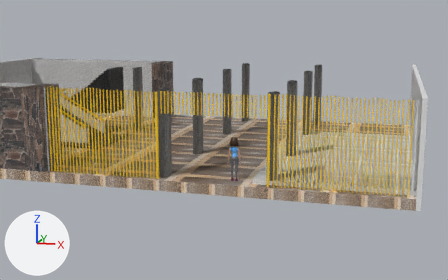
An edit to the Blender file Blender/conjunto_norte.blend, drawn before and after from the same camera.
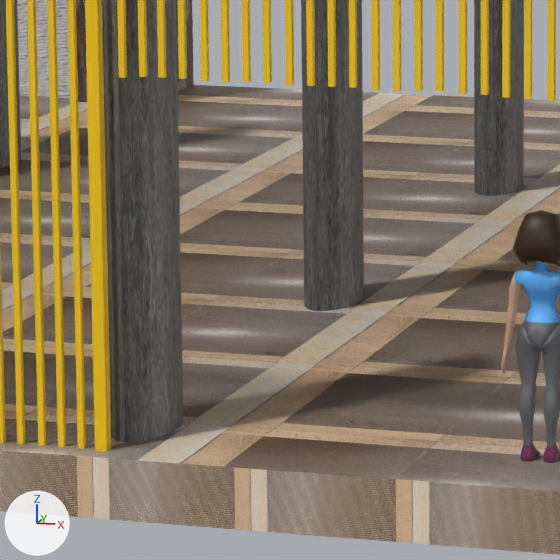
Each version appears first from a 50 mm lens placed at (9.24, -41.02, 14.98), pointed at (-5.45, 12.51, 3.94), and next in a close-up on the part from 31% to 53% of the width and 36% to 71% of the height. Arrows for +X, +Y and +Z are at lower left; the lights stay in place. The last two pictures show the newer version.
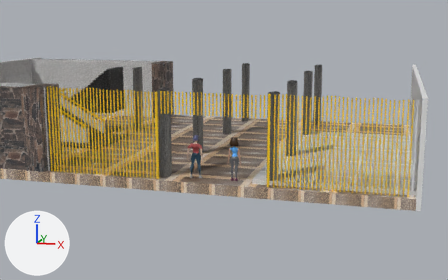
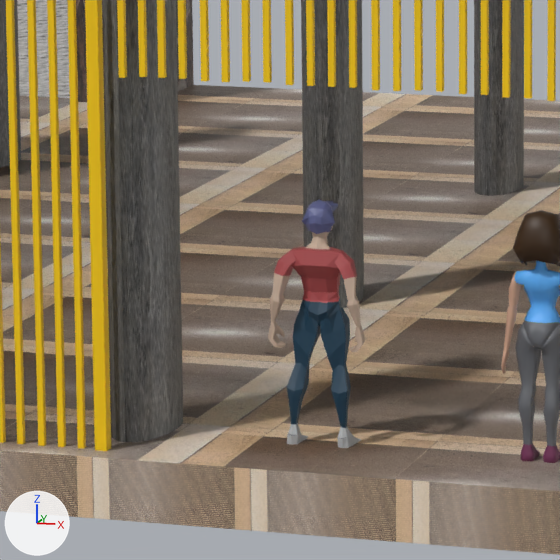
Where the change shows, as pixel boxes [x1, y1, x2, y2] in the close-ups (560 x 560 px):
'torso', added (brown): after [292, 247, 343, 326]
'piernaDer.001', added (blue): after [320, 308, 361, 448]
'piernaIzq.001', added (blue): after [287, 307, 321, 445]
'brazoIzq.001', added: after [268, 249, 296, 348]
'brazoDer.001', added: after [335, 251, 366, 352]
'cabello', added (blue): after [302, 199, 338, 234]
'cabeza.001', added: after [305, 226, 333, 249]

What changed in the scene script:
```text
Add img_bodytexture:
    img_bodytexture = load_image('bodyTexture', '../ProyectoFinal/Models/VisitanteMasculino/bodyTexture.png', 1024, 1024, 'sRGB')
Add mat_body:
    mat_body = principled_material('body')
    mat_body.texture = img_bodytexture
Add me_cube_120:
    me_cube_120.from_pydata(...)  # 122 vertices, 116 faces; spans x -13.61..-6.11, y -2.75..1.0, z -3.28..2.24
    me_cube_120.materials.append(mat_body)  # picture img_bodytexture
Add me_cube_119:
    me_cube_119.from_pydata(...)  # 122 vertices, 116 faces; spans x -2.73..1.23, y -1.62..2.2, z -4.46..1.45
    me_cube_119.materials.append(mat_body)  # picture img_bodytexture
Add me_cube_117:
    me_cube_117.from_pydata(...)  # 116 vertices, 114 faces; spans x -1.13..1.13, y 0.14..2.68, z -2.32..1.55
    me_cube_117.materials.append(mat_body)  # picture img_bodytexture
Add me_cube_118:
    me_cube_118.from_pydata(...)  # 106 vertices, 104 faces; spans x -1.31..1.28, y -0.05..2.82, z -0.63..1.81
    me_cube_118.materials.append(mat_body)  # picture img_bodytexture
Add me_cube_116:
    me_cube_116.from_pydata(...)  # 84 vertices, 78 faces; spans x -6.67..-0.81, y -1.32..3.2, z -4.38..2.22
    me_cube_116.materials.append(mat_body)  # picture img_bodytexture
Add me_cube_115:
    me_cube_115.from_pydata(...)  # 86 vertices, 78 faces; spans x -3.39..1.52, y -1.12..3.79, z -4.89..1.87
    me_cube_115.materials.append(mat_body)  # picture img_bodytexture
Add me_cube_114:
    me_cube_114.from_pydata(...)  # 108 vertices, 104 faces; spans x -1.12..1.12, y -0.06..1.79, z -2.43..1.04
    me_cube_114.materials.append(mat_body)  # picture img_bodytexture
Add ob_brazoder_001:
    ob_brazoder_001 = bpy.data.objects.new('brazoDer.001', me_cube_120)
    ob_brazoder_001.location = (-8.36, 11.42, 3.3)
    ob_brazoder_001.rotation_euler = (0.0682, -0.26, 3.033)  # degrees (3.9, -15, 174)
    ob_brazoder_001.scale = (0.113, 0.113, 0.271)
Add ob_brazoizq_001:
    ob_brazoizq_001 = bpy.data.objects.new('brazoIzq.001', me_cube_119)
    ob_brazoizq_001.location = (-8.36, 11.42, 3.3)
    ob_brazoizq_001.rotation_euler = (0.0682, -0.26, 3.033)  # degrees (3.9, -15, 174)
    ob_brazoizq_001.scale = (0.113, 0.113, 0.271)
Add ob_cabello:
    ob_cabello = bpy.data.objects.new('cabello', me_cube_118)
    ob_cabello.parent = ob_cabeza_001
    ob_cabello.matrix_parent_inverse = Matrix(((8.809, 0.0, 0.0, -0.0097), (0.0, 8.809, 0.0, 0.0), (0.0, 0.0, 8.809, -16.01), (0.0, 0.0, 0.0, 1.0)))
    ob_cabello.location = (0.0011, 0.0, 1.817)
    ob_cabello.scale = (0.114, 0.114, 0.114)
Add ob_cabeza_001:
    ob_cabeza_001 = bpy.data.objects.new('cabeza.001', me_cube_117)
    ob_cabeza_001.location = (-7.85, 11.92, 4.06)
    ob_cabeza_001.rotation_euler = (0.0, 0.0, 3.161)  # degrees (0, 0, 181)
    ob_cabeza_001.scale = (0.21, 0.21, 0.21)
Add ob_piernader_001:
    ob_piernader_001 = bpy.data.objects.new('piernaDer.001', me_cube_116)
    ob_piernader_001.location = (-8.05, 11.76, 2.15)
    ob_piernader_001.rotation_euler = (-0.131, -0.226, 3.067)  # degrees (-7.5, -13, 176)
    ob_piernader_001.scale = (0.169, 0.177, 0.348)
Add ob_piernaizq_001:
    ob_piernaizq_001 = bpy.data.objects.new('piernaIzq.001', me_cube_115)
    ob_piernaizq_001.location = (-8.05, 11.76, 2.15)
    ob_piernaizq_001.rotation_euler = (-0.131, -0.226, 3.067)  # degrees (-7.5, -13, 176)
    ob_piernaizq_001.scale = (0.169, 0.177, 0.348)
Add ob_torso:
    ob_torso = bpy.data.objects.new('torso', me_cube_114)
    ob_torso.location = (-7.85, 11.92, 3.32)
    ob_torso.rotation_euler = (0.0, 0.0, 3.161)  # degrees (0, 0, 181)
    ob_torso.scale = (0.368, 0.368, 0.368)
```
